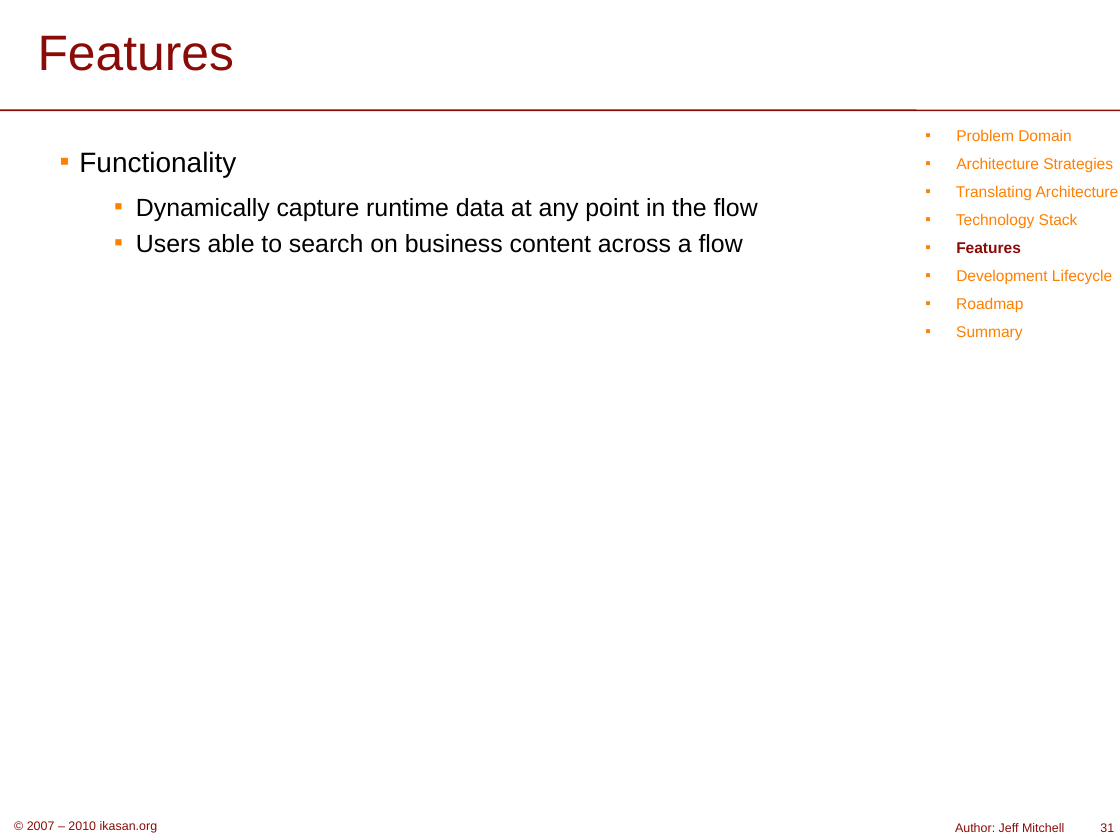
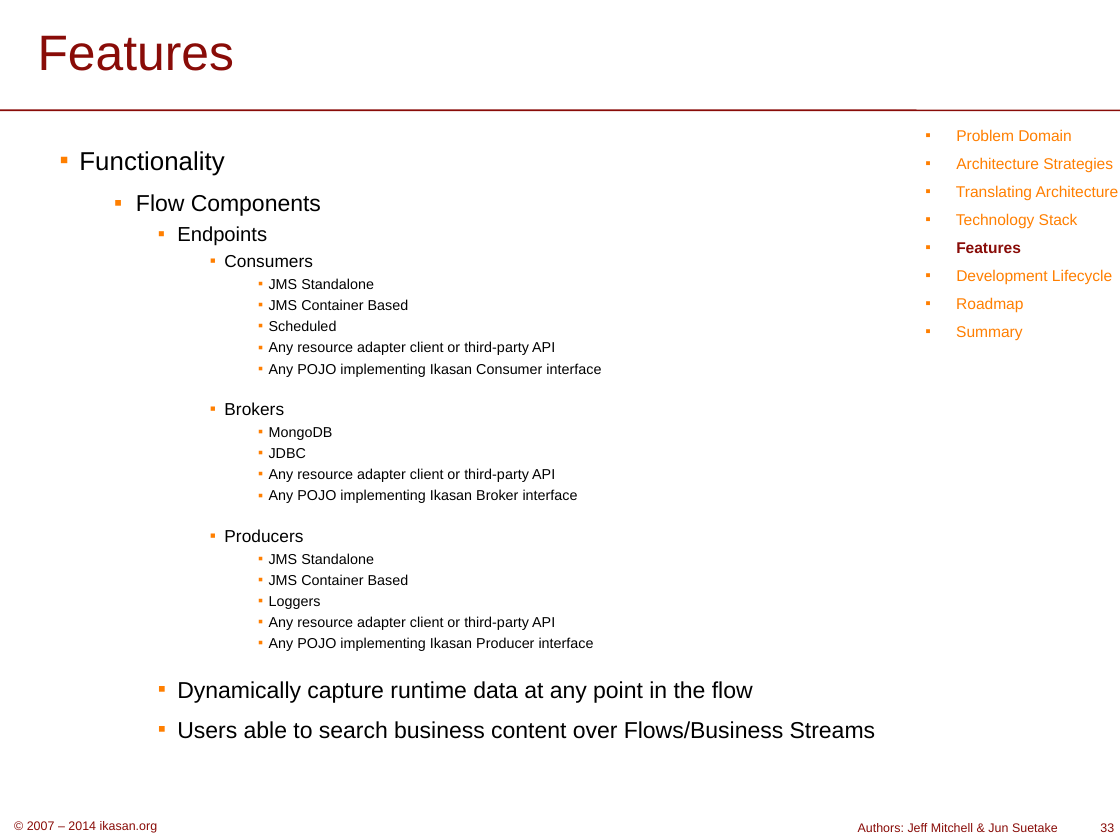
Before and after one commit to ikasanEIP/ikasan, a slide deck: slide 33 of website/org/publications/IkasanOverview.ppt (slide 31 before the commit). Drawn at 1120x840 pixels with LibreOffice and Linux fonts; fonts in the diff are those of the drawing; background and template pictures are left out. Boxes give left, top, right and bottom in pixels: in the first picture for what was removed or moved away, otherwise in the second. Text is boxed around its words. In the diff, an @@ line names an element or a change of style, - is before the commit and + after.

Commit message:
IKASAN-711 - website docs update

```diff
--- a/website/org/publications/IkasanOverview.ppt
+++ b/website/org/publications/IkasanOverview.ppt
@@ text at box(79, 151, 753, 703): size 18 to 16.6 pt in "Functionality"; size 16 to 14.8 pt in "Dynamically capture runtime data at any point ..."; list level 2 to 3 in "Dynamically capture runtime data at ..." @@
@@ text at box(136, 194, 601, 651): paragraphs added @@
+  ▪ Flow Components
+    ▪ Endpoints
+      ▪ Consumers
+        ▪ JMS Standalone
+        ▪ JMS Container Based
+        ▪ Scheduled
+        ▪ Any resource adapter client or third-party API
+        ▪ Any POJO implementing Ikasan Consumer interface
+      ▪ Brokers
+        ▪ MongoDB
+        ▪ JDBC
+        ▪ Any resource adapter client or third-party API
+        ▪ Any POJO implementing Ikasan Broker interface
+      ▪ Producers
+        ▪ JMS Standalone
+        ▪ JMS Container Based
+        ▪ Loggers
+        ▪ Any resource adapter client or third-party API
+        ▪ Any POJO implementing Ikasan Producer interface
@@ text at box(177, 721, 876, 739): text changed; size 16 to 14.8 pt @@
-  ▪ Users able to search on business content across a flow
+    ▪ Users able to search business content over Flows/Business Streams
@@ text at box(27, 821, 158, 833): text changed @@
-© 2007 – 2010 ikasan.org
+© 2007 – 2014 ikasan.org
@@ text at box(858, 823, 1058, 832): text changed @@
-Author: Jeff Mitchell
+Authors: Jeff Mitchell & Jun Suetake
@@ page number at box(1100, 823, 1114, 832): text changed @@
-31
+33
```
Also in this commit, not shown: 35 other slides changed, 5 slides added, 1 slide removed, 1 other file.
